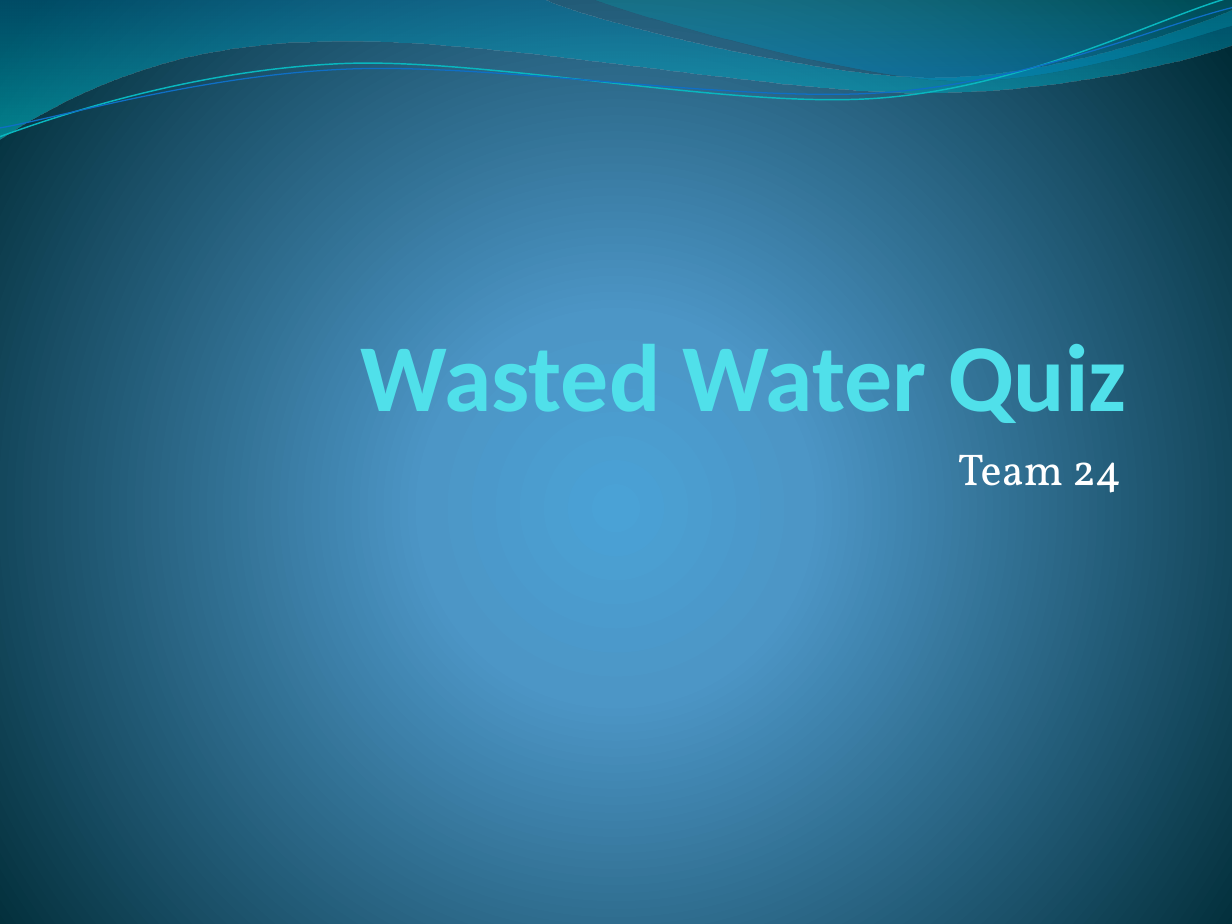
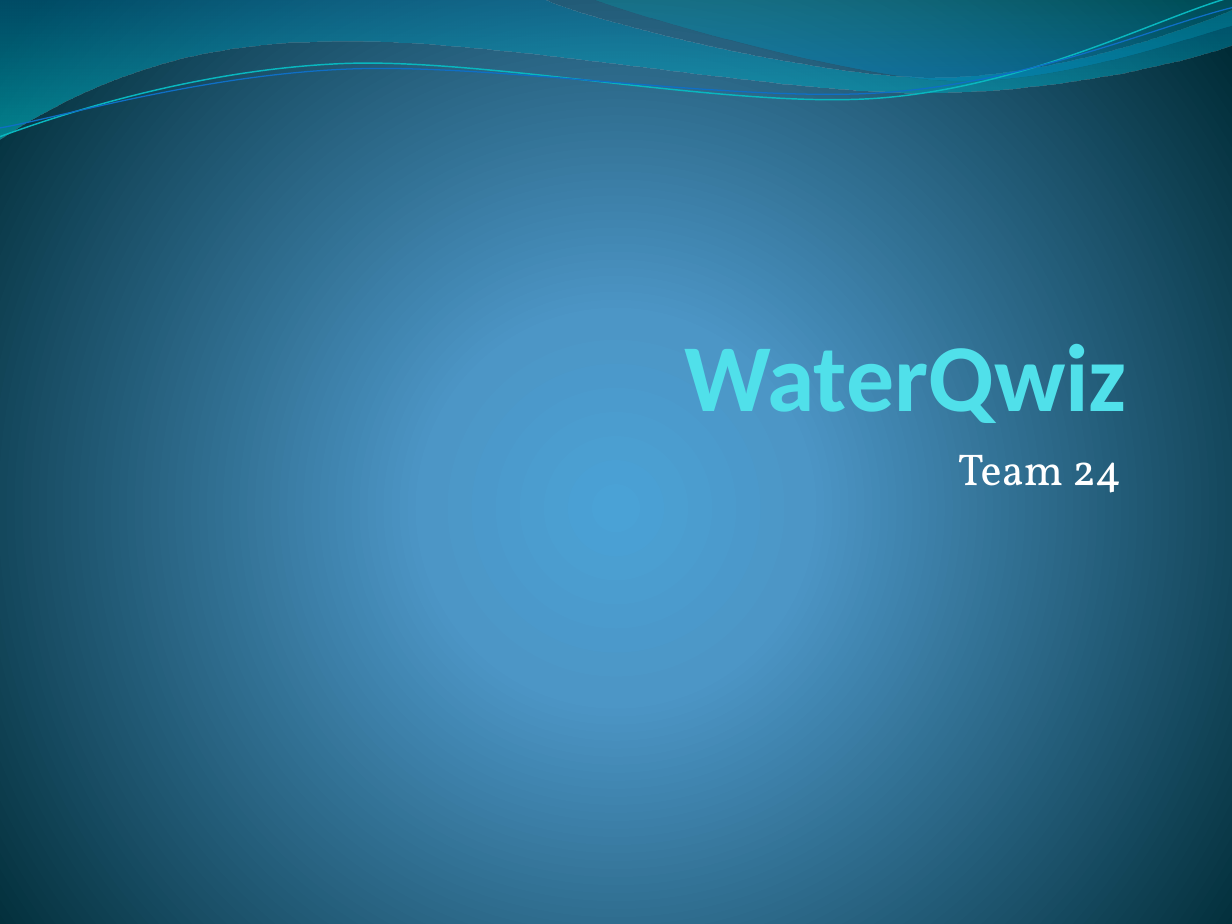
Before and after one commit to HarmanbirD/WaterQwiz, a slide deck: slide 1 of Wasted Water Quiz.pptx. Drawn at 1232x924 pixels with LibreOffice and Linux fonts; fonts in the diff are those of the drawing. Boxes give left, top, right and bottom in pixels: in the first picture for what was removed or moved away, otherwise in the second. Text is boxed around its words. In the diff, an @@ line names an element or a change of style, - is before the commit and + after.

```diff
--- a/Wasted Water Quiz.pptx
+++ b/Wasted Water Quiz.pptx
@@ title at bbox=[684, 332, 1127, 435]: text changed @@
-Wasted Water Quiz
+WaterQwiz
```
Also in this commit, not shown: 6 other slides changed, 2 slides added, 3 slides removed, 2 other files.
